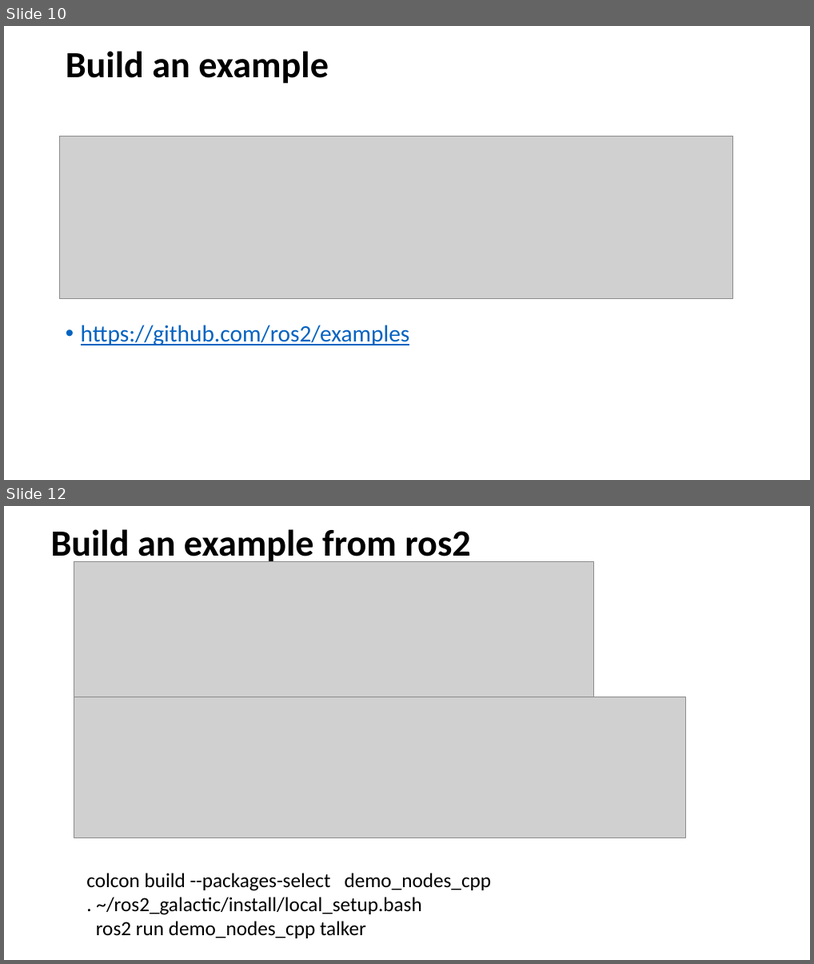
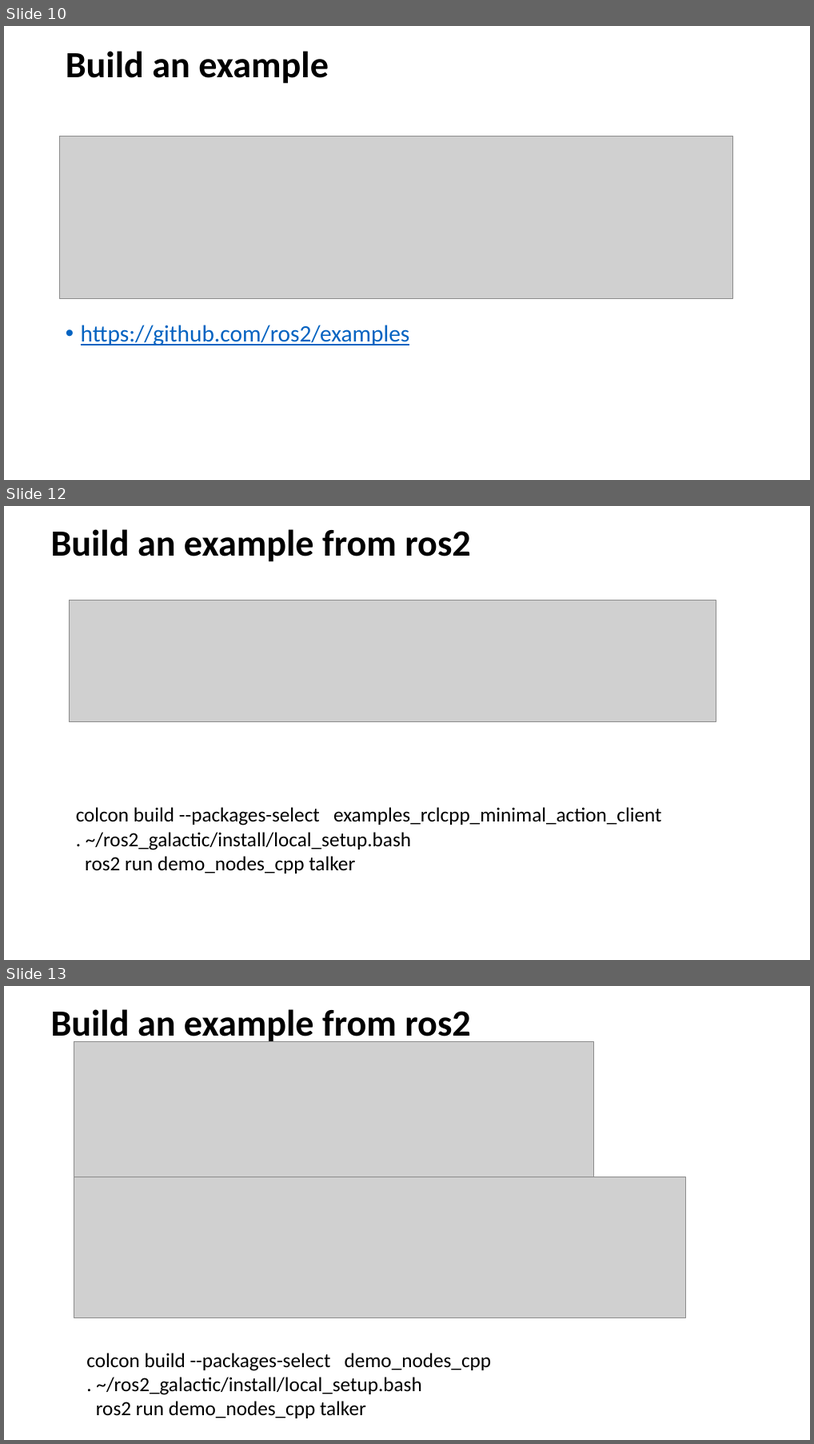
Before and after one commit to letrthong/ros2, a slide deck: ros2.pptx. Shown one above the other, each under a label of ours: slides 10 and 12 before the commit, slides 10, 12 and 13 after it; the slides between them are not shown. The pictures are 814x964 and 814x1444 pixels, drawn with LibreOffice and Linux fonts; fonts in the diff are those of the drawing; grey boxes stand for pictures. Boxes give left, top, right and bottom in pixels: in the first picture for what was removed or moved away, otherwise in the second. Text is boxed around its words. In the diff, an @@ line names an element or a change of style, - is before the commit and + after.

Commit message:
build

```diff
--- a/ros2.pptx
+++ b/ros2.pptx
@@ slide 12 added at [4, 506, 810, 960], background #FFFFFF @@
@@ title added at [51, 529, 470, 562], 44 pt, text #000000, bold @@
+Build an example from ros2
@@ picture added at [69, 600, 716, 722] @@
@@ text added at [76, 807, 662, 873], 24 pt, text #000000 @@
+colcon build --packages-select examples_rclcpp_minimal_action_client
+. ~/ros2_galactic/install/local_setup.bash
+ros2 run demo_nodes_cpp talker
@@ what was slide 12 is now slide 13 @@
```
Also in this commit, not shown: 2 slides changed, 2 other files.
